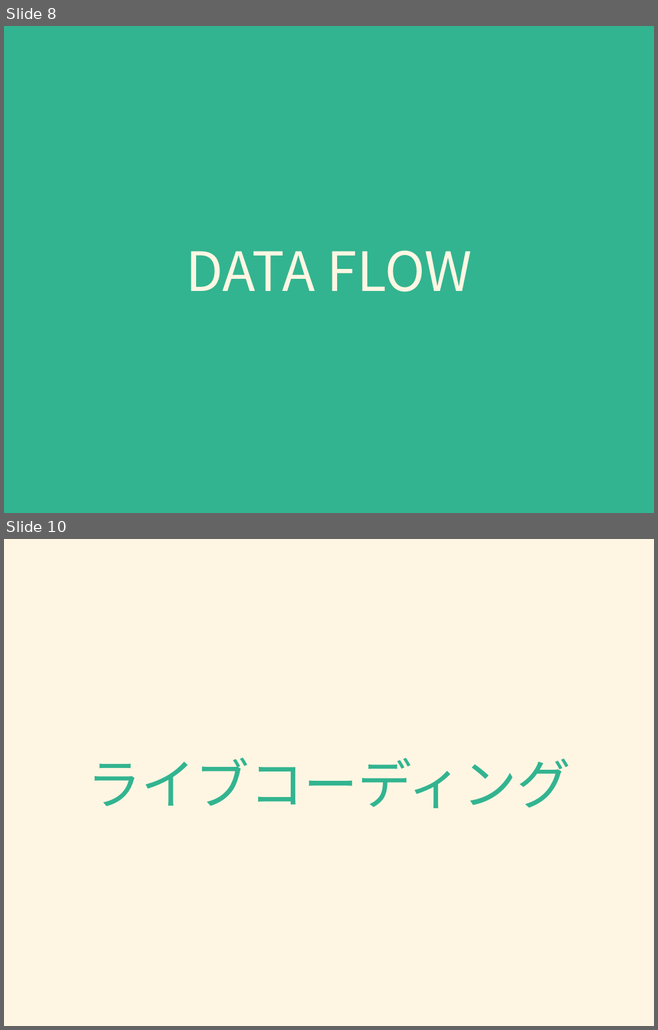
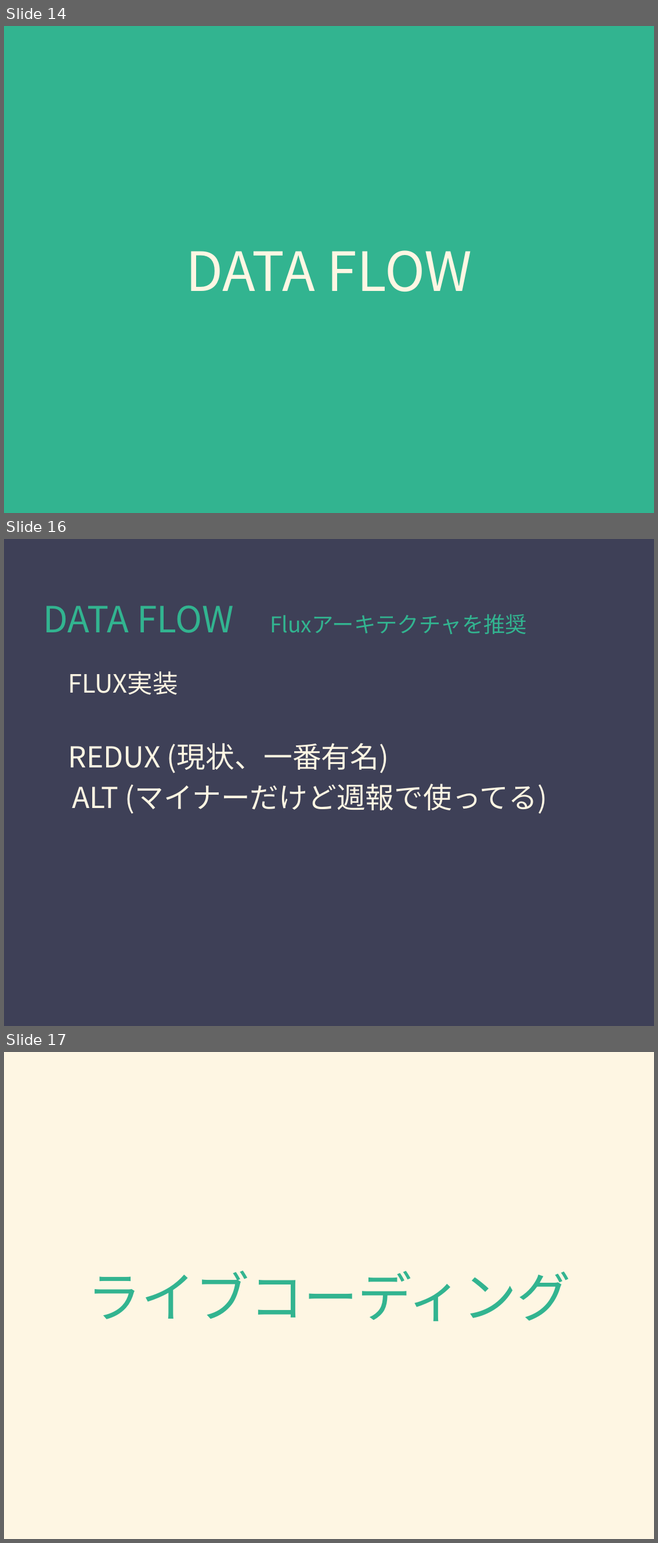
Before and after one commit to ixui/react-first-step, a slide deck: 20160428 React入門.pptx. Shown one above the other, each under a label of ours: slides 8 and 10 before the commit, slides 14, 16 and 17 after it; the slides between them are not shown. The pictures are 658x1030 and 658x1543 pixels, drawn with LibreOffice and Linux fonts; fonts in the diff are those of the drawing. Boxes give left, top, right and bottom in pixels: in the first picture for what was removed or moved away, otherwise in the second. Text is boxed around its words. In the diff, an @@ line names an element or a change of style, - is before the commit and + after.

```diff
--- a/20160428 React入門.pptx
+++ b/20160428 React入門.pptx
@@ slide 16 added at box(4, 539, 654, 1026), background #3E4057 @@
@@ text added at box(43, 605, 547, 814), 32 pt, text #FEF6E3 @@
+DATA FLOW Fluxアーキテクチャを推奨
+FLUX実装
+REDUX (現状、一番有名)
+ALT (マイナーだけど週報で使ってる)
@@ what was slide 8 is now slide 14 @@
@@ what was slide 10 is now slide 17 @@
```
Also in this commit, not shown: 1 slide changed, 6 other slides added, 2 other files.
